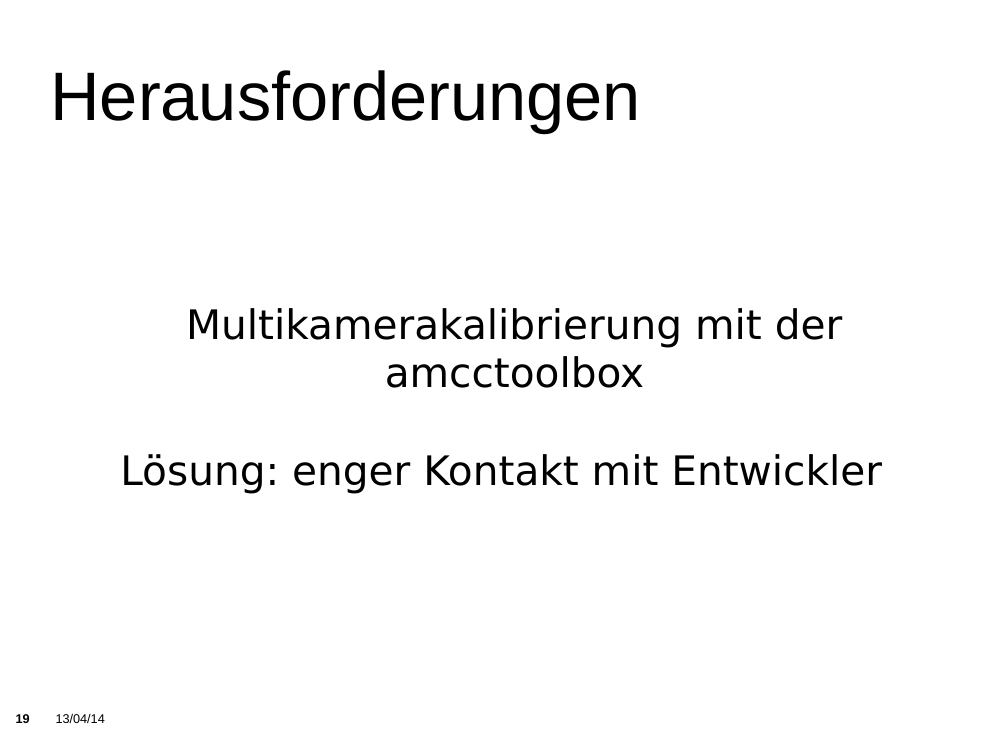
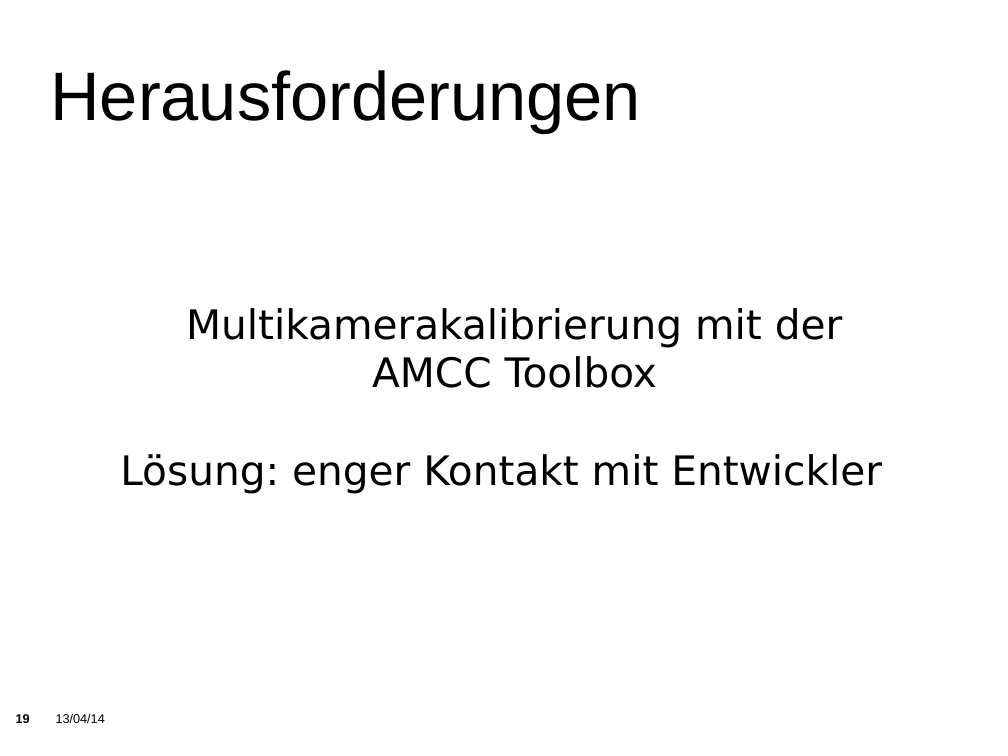
Before and after one commit to KITrokopter/Presentation, a slide deck: slide 19 of PresentationInTotal v0.1.odp. Drawn at 1008x756 pixels with LibreOffice and Linux fonts; fonts in the diff are those of the drawing; background and template pictures are left out. Boxes give left, top, right and bottom in pixels: in the first picture for what was removed or moved away, otherwise in the second. Text is boxed around its words. In the diff, an @@ line names an element or a change of style, - is before the commit and + after.

Commit message:
AMCC Toolbox

```diff
--- a/PresentationInTotal v0.1.odp
+++ b/PresentationInTotal v0.1.odp
@@ subtitle at (186,308,843,388): text changed @@
-Multikamerakalibrierung mit der amcctoolbox
+Multikamerakalibrierung mit der
+AMCC Toolbox
```
Also in this commit, not shown: 1 other file.
